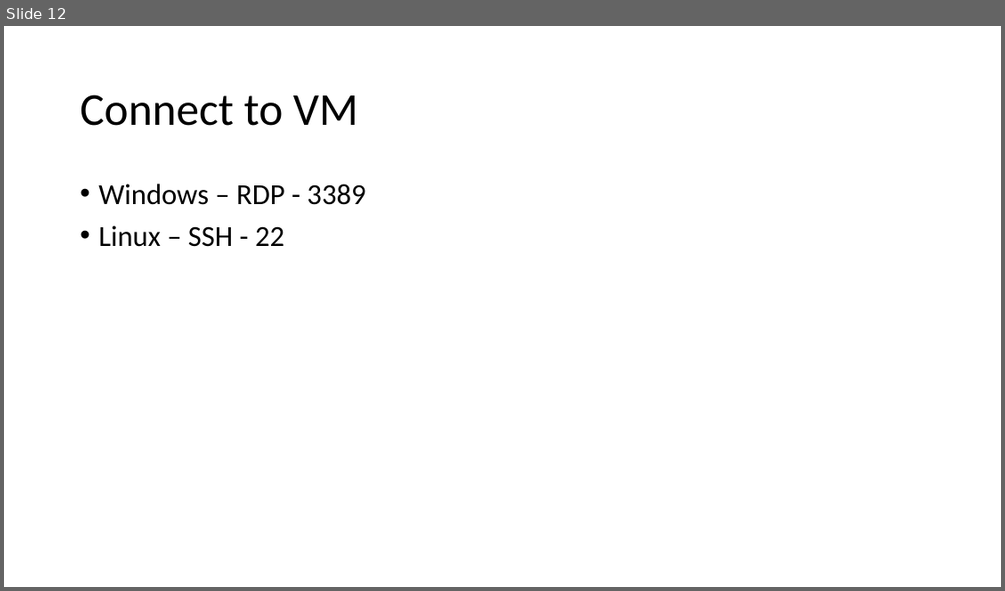
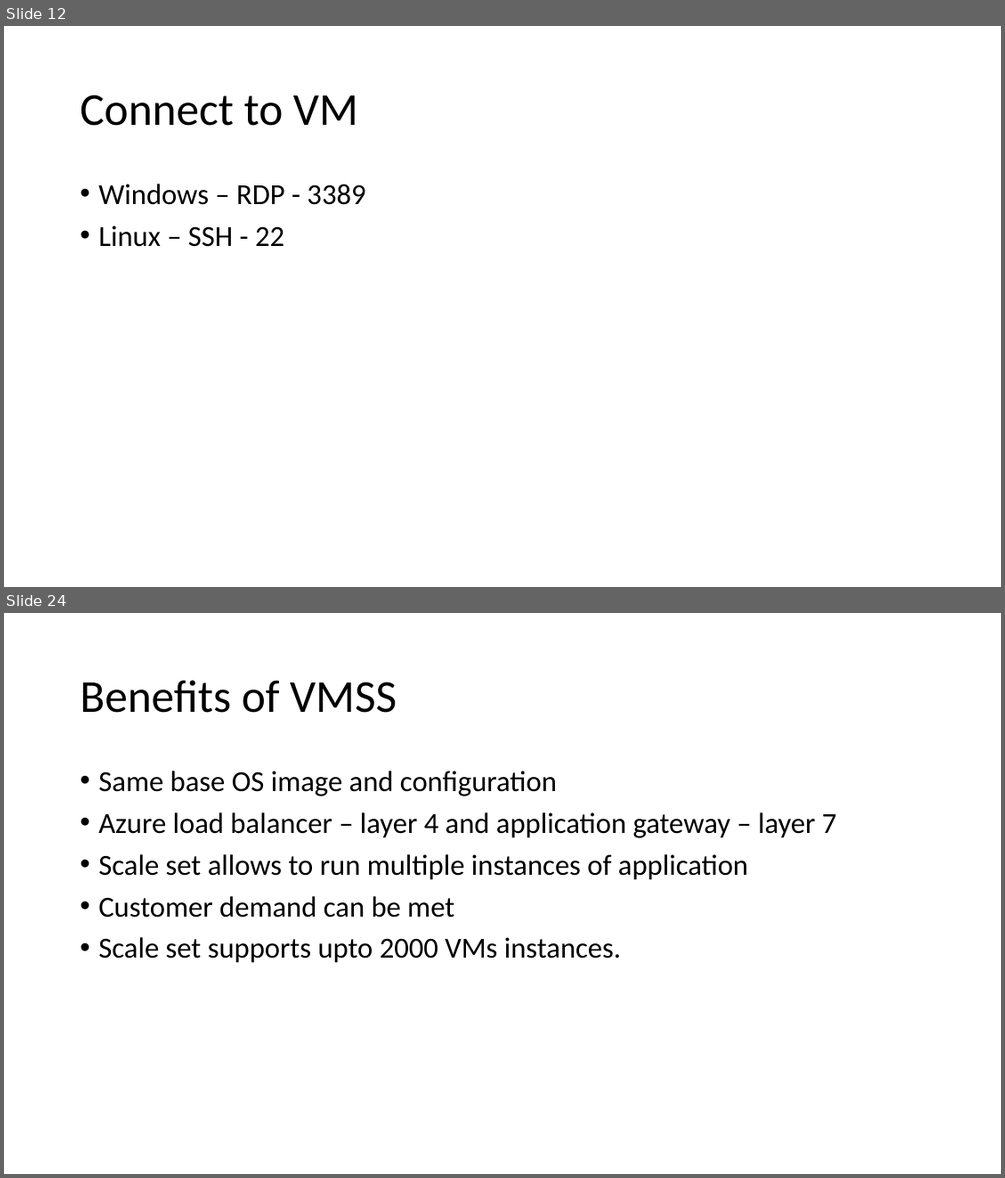
Before and after one commit to Anwarthajudeen/09Sep-AZ104, a slide deck: Azure Virtual Machines.pptx. Shown one above the other, each under a label of ours: slide 12 before the commit, slides 12 and 24 after it; the slides between them are not shown. The pictures are 1005x591 and 1005x1178 pixels, drawn with LibreOffice and Linux fonts; fonts in the diff are those of the drawing. Boxes give left, top, right and bottom in pixels: in the first picture for what was removed or moved away, otherwise in the second. Text is boxed around its words. In the diff, an @@ line names an element or a change of style, - is before the commit and + after.

Commit message:
Day 3 and 4

```diff
--- a/Azure Virtual Machines.pptx
+++ b/Azure Virtual Machines.pptx
@@ slide 24 added at box(4, 613, 1001, 1174), background #FFFFFF @@
@@ title added at box(80, 680, 396, 713), 44 pt, text #000000 @@
+Benefits of VMSS
@@ text added at box(98, 771, 837, 963), 28 pt, text #000000 @@
+• Same base OS image and configuration
+• Azure load balancer – layer 4 and application gateway – layer 7
+• Scale set allows to run multiple instances of application
+• Customer demand can be met
+• Scale set supports upto 2000 VMs instances.
```
Also in this commit, not shown: 10 other slides added.
